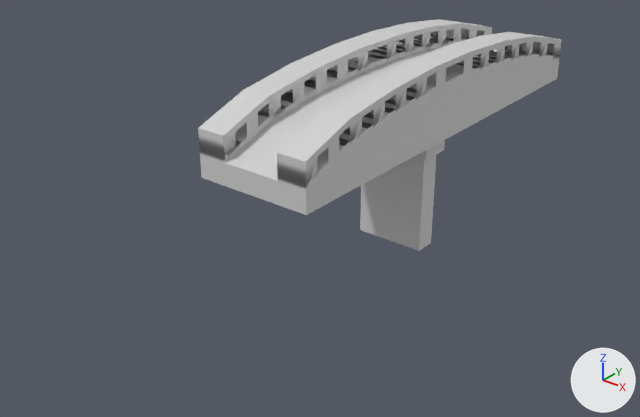
Renders of the OBJ model Models/bridge2.obj from each side of a commit.
Rendered twice from a 50 mm camera at (8.34, -12.88, 6.3) aimed at (-0.84, -1.41, -0.81). Every picture has the same lights, and +X, +Y and +Z are marked at lower right. Where no turn or scale is listed for an object, it has been applied to the vertices.
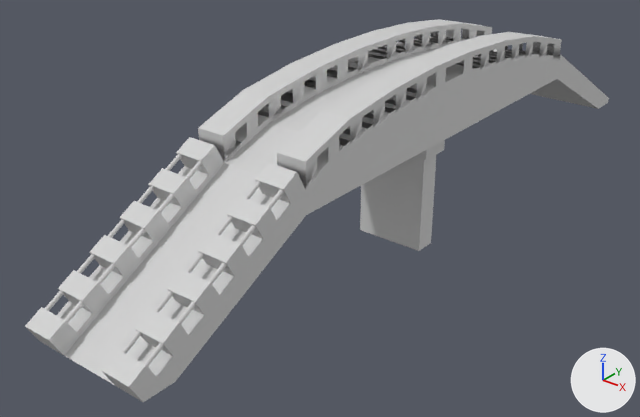
Pixel boxes [x1, y1, x2, y2] of what changed, in the pictures (640 x 417 px):
'Cube', reshaped (60% wider, 65% taller): before [198, 19, 562, 251]; after [25, 19, 609, 402]
part 1 of me_cube, added: after [64, 161, 202, 322]
part 2 of me_cube, added: after [44, 154, 182, 311]
part 3 of me_cube, added: after [122, 181, 261, 354]
part 4 of me_cube, added: after [143, 189, 284, 367]
part 5 of me_cube, added: after [25, 137, 306, 402]
part 6 of me_cube, added: after [530, 55, 609, 109]

What the commit changed:
me_cube is used by ob_cube; location (0.0, 0.0, 0.0).
me_cube had 525 vertices, 499 faces and spanned x -1.06..1.06, y -4.11..4.1, z -1.63..2.08.
me_cube now has 1379 vertices, 973 faces and spans x -1.06..1.06, y -7.5..7.3, z -1.63..2.08.
me_cube part 1: a new loose piece of 64 vertices spanning x -0.61..-0.54, y -7.38..-4.32, z -0.36..1.36, in mat_material (light grey #d1d1d1).
me_cube part 2: a new loose piece of 64 vertices spanning x -1.05..-0.98, y -7.38..-4.32, z -0.36..1.36, in mat_material (light grey #d1d1d1).
me_cube part 3: a new loose piece of 64 vertices spanning x 0.55..0.62, y -7.38..-4.32, z -0.36..1.36, in mat_material (light grey #d1d1d1).
me_cube part 4: a new loose piece of 64 vertices spanning x 0.97..1.04, y -7.37..-4.32, z -0.36..1.36, in mat_material (light grey #d1d1d1).
me_cube part 5: 583 vertices added at x -1.06..1.06, y -7.5..-4.15, z -0.69..1.41.
me_cube part 6: 15 vertices added at x -1.06..1.06, y 4.16..7.3, z -0.7..1.17.
